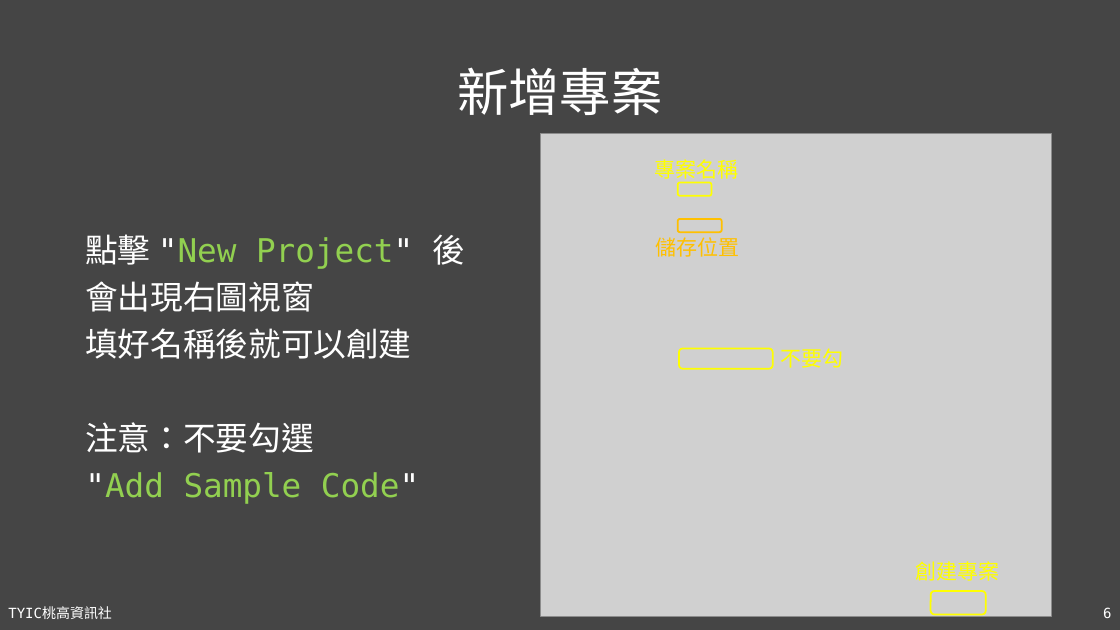
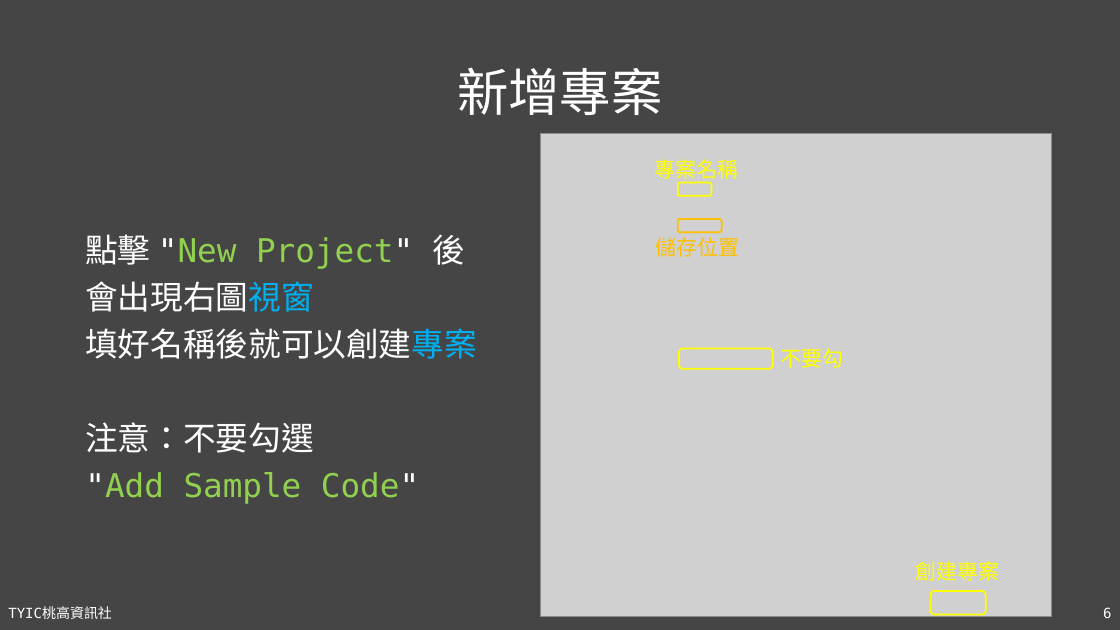
Before and after one commit to TYSHIC/slides, a slide deck: slide 6 of powerpoint/05_IntelliJ IDEA.pptx. Drawn at 1120x630 pixels with LibreOffice and Linux fonts; fonts in the diff are those of the drawing; grey boxes stand for pictures. Boxes give left, top, right and bottom in pixels: in the first picture for what was removed or moved away, otherwise in the second. Text is boxed around its words. In the diff, an @@ line names an element or a change of style, - is before the commit and + after.

```diff
--- a/powerpoint/05_IntelliJ IDEA.pptx
+++ b/powerpoint/05_IntelliJ IDEA.pptx
@@ text at [85, 281, 313, 312]: text colour #FFFFFF to #00B0F0 in "會出現右圖視窗" @@
@@ text at [85, 328, 476, 359]: text changed @@
-填好名稱後就可以創建
+填好名稱後就可以創建專案
```
Also in this commit, not shown: 15 other slides changed, 14 other files.
